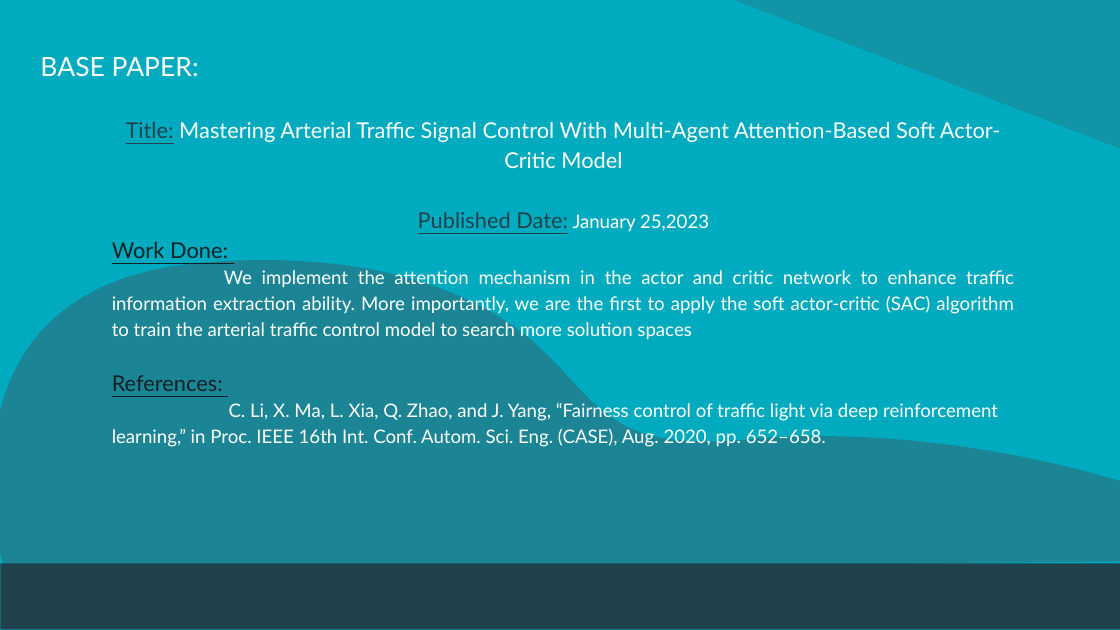
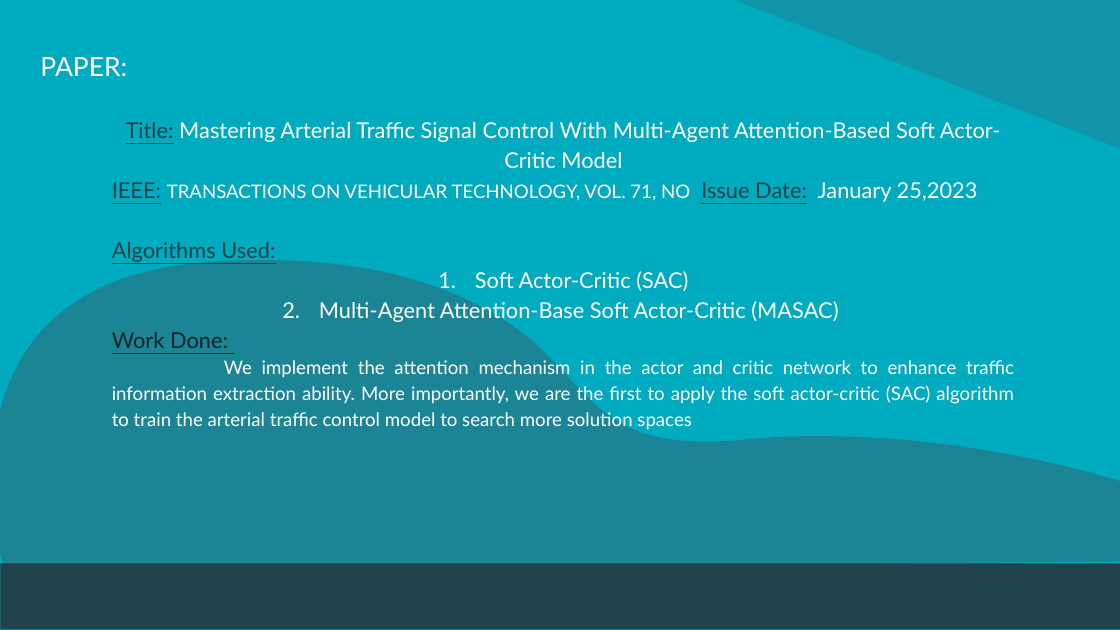
Before and after one commit to Namasivaayam-L/ResearchLab, a slide deck: slide 8 of Important/Automatic Traffic Signal Control System.pptx (slide 6 before the commit). Drawn at 1120x630 pixels with LibreOffice and Linux fonts; fonts in the diff are those of the drawing. Boxes give left, top, right and bottom in pixels: in the first picture for what was removed or moved away, otherwise in the second. Text is boxed around its words. In the diff, an @@ line names an element or a change of style, - is before the commit and + after.

```diff
--- a/Important/Automatic Traffic Signal Control System.pptx
+++ b/Important/Automatic Traffic Signal Control System.pptx
@@ title at (40,57,127,76): text changed @@
-BASE PAPER:
+PAPER:
@@ text at (112,182,978,323): text changed; text colour #1F424C to #FFFFFF @@
-Published Date: January 25,2023
+IEEE: TRANSACTIONS ON VEHICULAR TECHNOLOGY, VOL. 71, NO Issue Date: January 25,2023
+Algorithms Used:
+1. Soft Actor-Critic (SAC)
+2. Multi-Agent Attention-Base Soft Actor-Critic (MASAC)
@@ text at (112,375,998,447): paragraphs removed @@
-References:
-C. Li, X. Ma, L. Xia, Q. Zhao, and J. Yang, “Fairness control of traffic light via deep reinforcement learning,” in Proc. IEEE 16th Int. Conf. Autom. Sci. Eng. (CASE), Aug. 2020, pp. 652–658.
```
Also in this commit, not shown: 12 other slides changed, 2 slides added, 2 slides removed, 1 other file.
